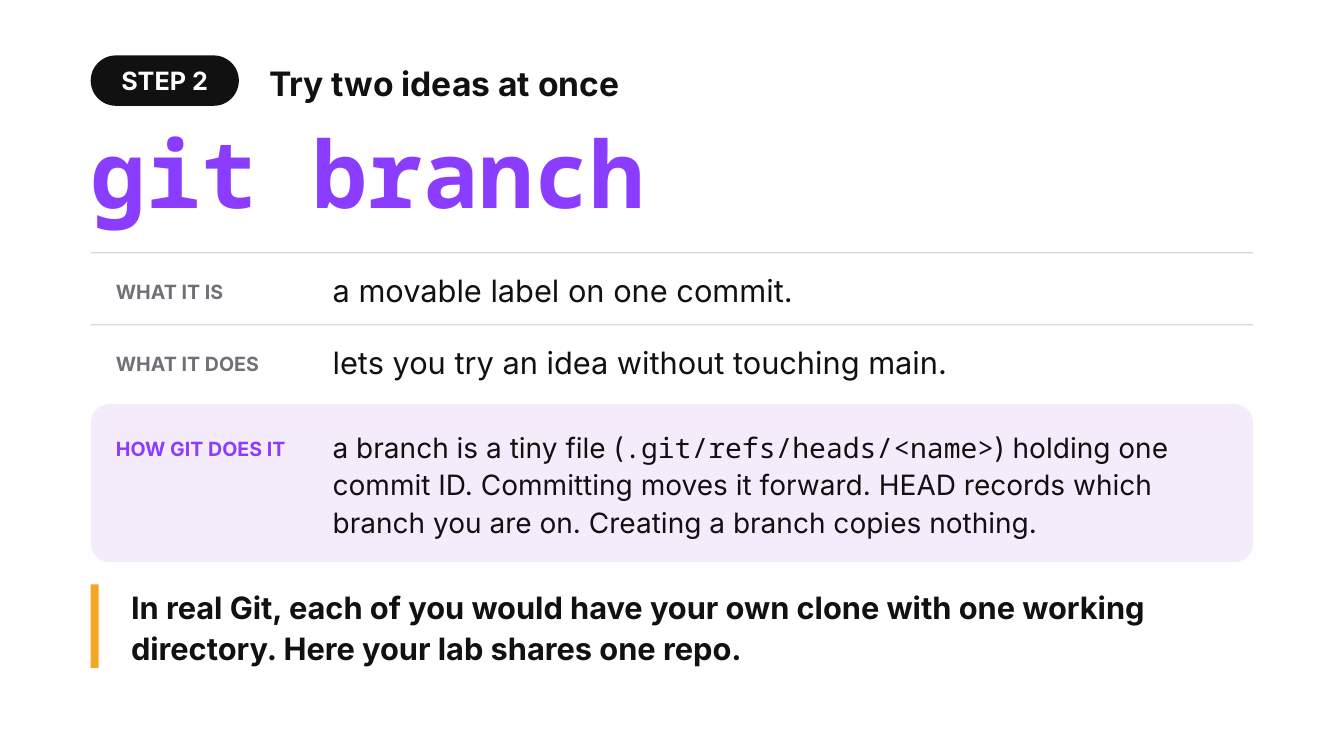
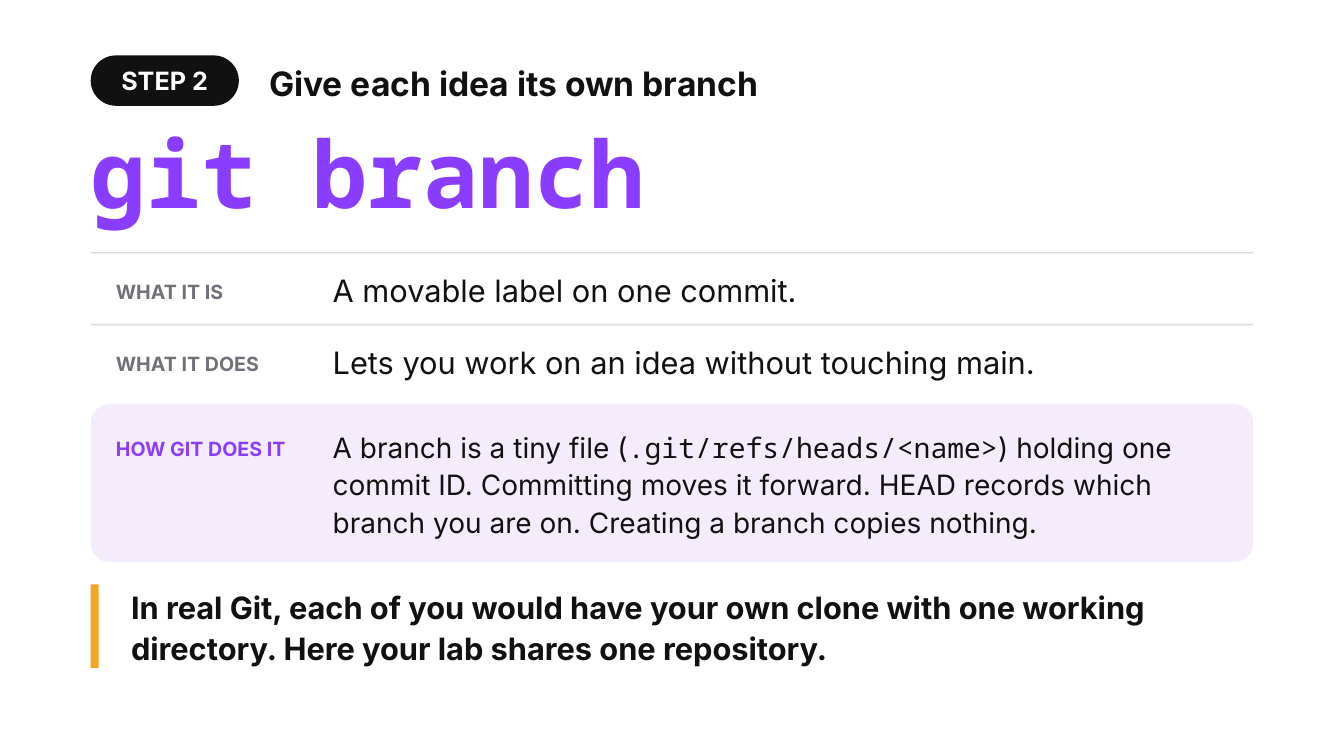
Before and after one commit to shubham3-ucb/cs294-pl, a slide deck: slide 4 of slides/tuesday_app.pptx. Drawn at 1344x756 pixels with LibreOffice and Linux fonts; fonts in the diff are those of the drawing. Boxes give left, top, right and bottom in pixels: in the first picture for what was removed or moved away, otherwise in the second. Text is boxed around its words. In the diff, an @@ line names an element or a change of style, - is before the commit and + after.

```diff
--- a/slides/tuesday_app.pptx
+++ b/slides/tuesday_app.pptx
@@ text at bbox=[269, 70, 758, 97]: text changed @@
-Try two ideas at once
+Give each idea its own branch
@@ text at bbox=[333, 279, 796, 303]: text changed @@
-a movable label on one commit.
+A movable label on one commit.
@@ text at bbox=[333, 351, 1035, 380]: text changed @@
-lets you try an idea without touching main.
+Lets you work on an idea without touching main.
@@ text at bbox=[333, 436, 1172, 539]: text changed @@
-a branch is a tiny file (.git/refs/heads/<name>) holding one commit ID. Committing moves it forward. HEAD records which branch you are on. Creating a branch copies nothing.
+A branch is a tiny file (.git/refs/heads/<name>) holding one commit ID. Committing moves it forward. HEAD records which branch you are on. Creating a branch copies nothing.
@@ text at bbox=[131, 595, 1144, 667]: text changed @@
-In real Git, each of you would have your own clone with one working directory. Here your lab shares one repo.
+In real Git, each of you would have your own clone with one working directory. Here your lab shares one repository.
```
Also in this commit, not shown: 11 other slides changed, 11 other files.
